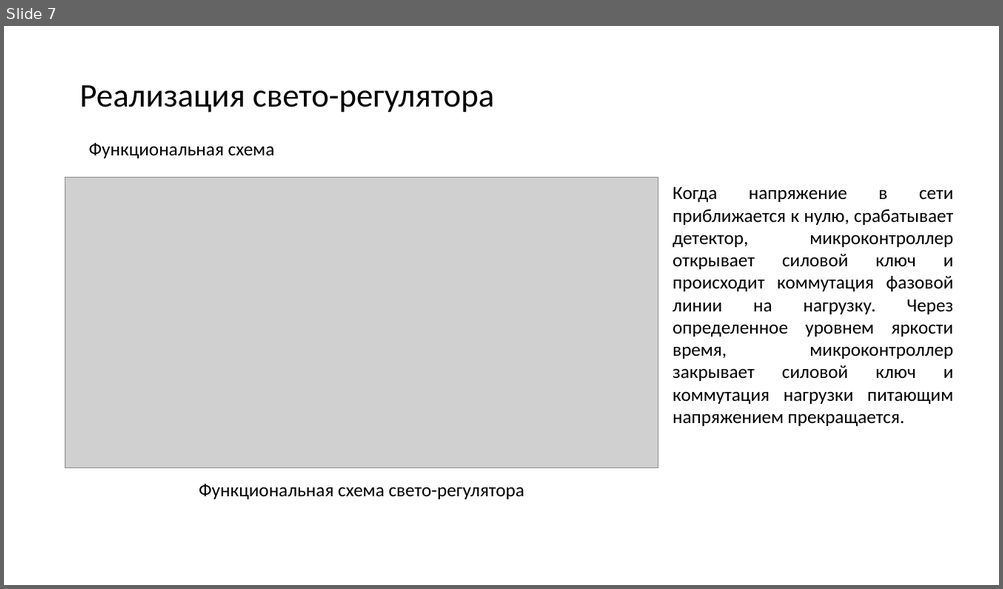
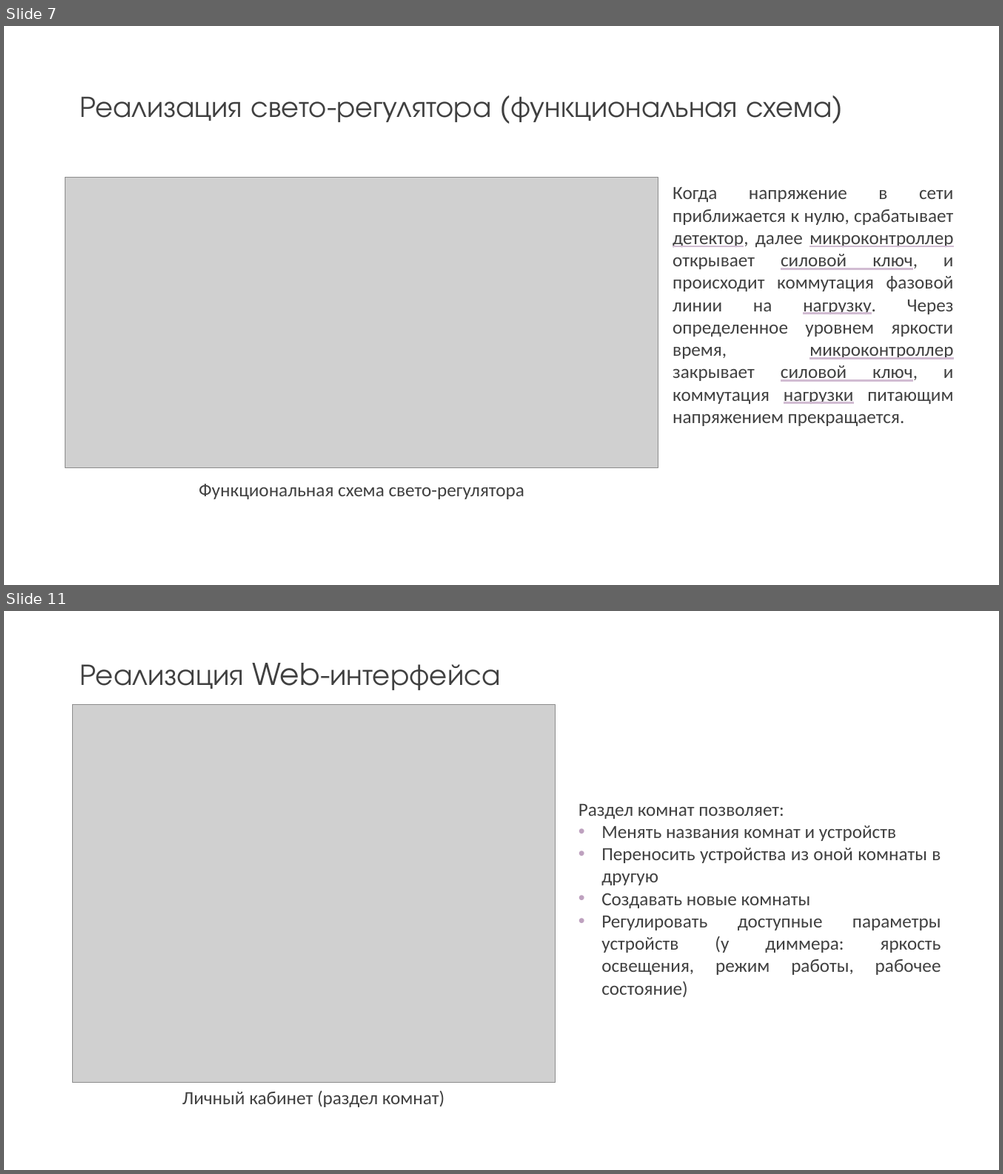
Before and after one commit to kaf3/dimmer, a slide deck: Презентация1.pptx. Shown one above the other, each under a label of ours: slide 7 before the commit, slides 7 and 11 after it; the slides between them are not shown. The pictures are 1003x589 and 1003x1174 pixels, drawn with LibreOffice and Linux fonts; fonts in the diff are those of the drawing; grey boxes stand for pictures. Boxes give left, top, right and bottom in pixels: in the first picture for what was removed or moved away, otherwise in the second. Text is boxed around its words. In the diff, an @@ line names an element or a change of style, - is before the commit and + after.

```diff
--- a/Презентация1.pptx
+++ b/Презентация1.pptx
@@ slide 11 added at box(4, 611, 999, 1170), background #FFFFFF @@
@@ title added at box(79, 663, 500, 690), 29 pt, text #404040 @@
+Реализация Web-интерфейса
@@ picture added at box(73, 704, 555, 1082) @@
@@ text added at box(578, 804, 941, 998), 18 pt, text #404040 @@
+Раздел комнат позволяет:
+• Менять названия комнат и устройств
+• Переносить устройства из оной комнаты в другую
+• Создавать новые комнаты
+• Регулировать доступные параметры устройств (у диммера: яркость освещения, режим работы, рабочее состояние)
@@ text added at box(182, 1091, 444, 1108), 18 pt, text #404040 @@
+Личный кабинет (раздел комнат)
@@ slide 7 changed as well @@
@@ title at box(79, 96, 831, 122): text changed; size 32 to 28.8 pt; font Calibri to TeX Gyre Adventor; text colour #000000 to #404040 @@
-Реализация свето-регулятора
+Реализация свето-регулятора (функциональная схема)
@@ text removed at box(89, 143, 275, 158) @@
-Функциональная схема
@@ text at box(672, 187, 953, 426): text changed; text colour #000000 to #404040 @@
-Когда напряжение в сети приближается к нулю, срабатывает детектор, микроконтроллер открывает силовой ключ и происходит коммутация фазовой линии на нагрузку. Через определенное уровнем яркости время, микроконтроллер закрывает силовой ключ и коммутация нагрузки питающим напряжением прекращается.
+Когда напряжение в сети приближается к нулю, срабатывает детектор, далее микроконтроллер открывает силовой ключ, и происходит коммутация фазовой линии на нагрузку. Через определенное уровнем яркости время, микроконтроллер закрывает силовой ключ, и коммутация нагрузки питающим напряжением прекращается.
@@ text "Функциональная схема свето-регулятора" at box(199, 484, 524, 500): text colour #000000 to #404040 @@
```
Also in this commit, not shown: 4 other slides changed, 7 other slides added, 2 slides removed, 2 other files.
